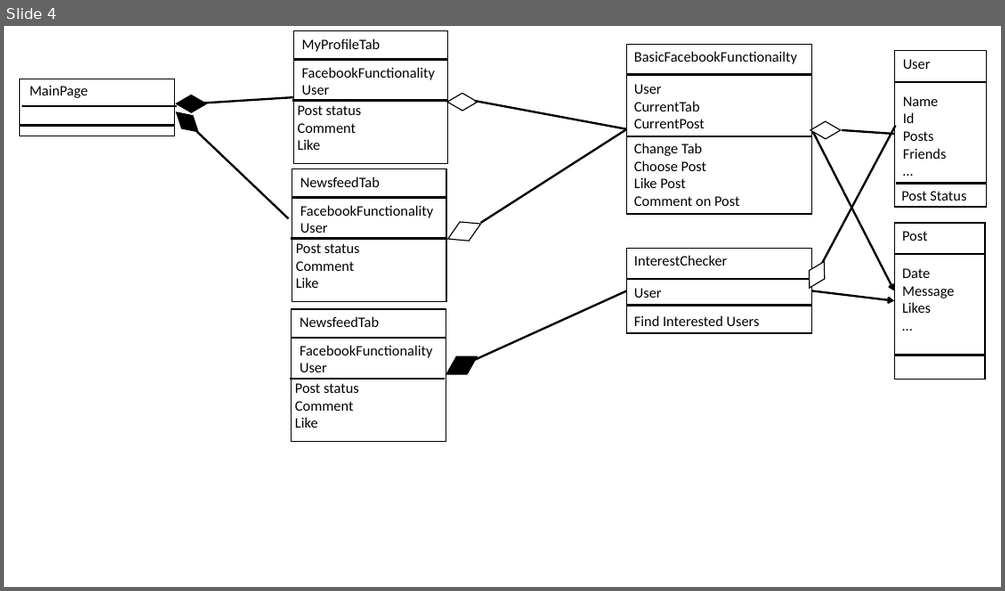
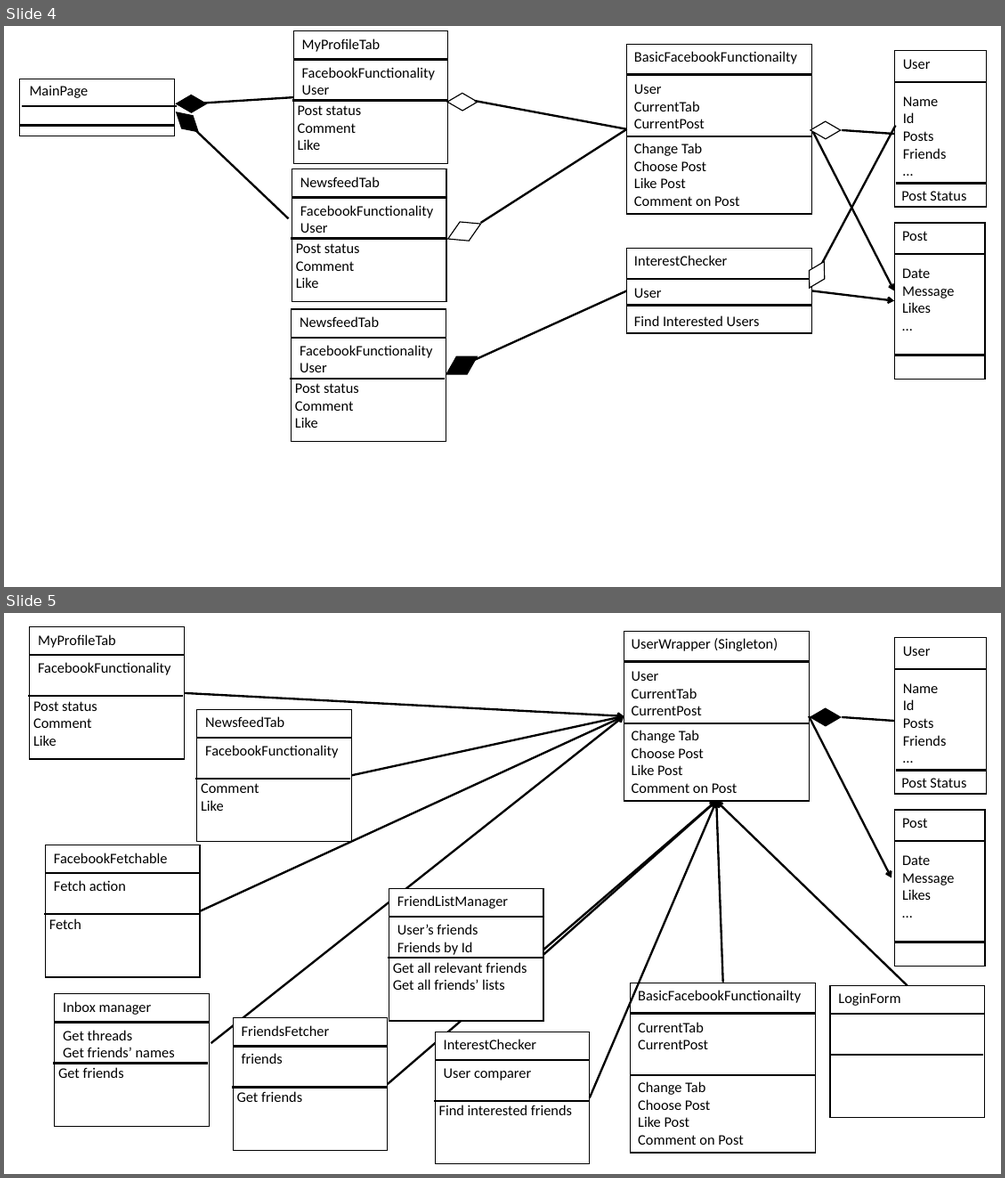
Before and after one commit to nihohit/Design-Pattern-HW, a slide deck: ex01/sequence diagrams.pptx. Shown one above the other, each under a label of ours: slide 4 before the commit, slides 4 and 5 after it. The pictures are 1005x591 and 1005x1178 pixels, drawn with LibreOffice and Linux fonts; fonts in the diff are those of the drawing. Boxes give left, top, right and bottom in pixels: in the first picture for what was removed or moved away, otherwise in the second. Text is boxed around its words. In the diff, an @@ line names an element or a change of style, - is before the commit and + after.

Commit message:
updated doc with builder pattern, diagrams for singleton pattern and description of async work.

```diff
--- a/ex01/sequence diagrams.pptx
+++ b/ex01/sequence diagrams.pptx
@@ slide 5 added at box(4, 613, 1001, 1174), background #FFFFFF @@
@@ group added at box(29, 627, 184, 760): 3 texts, 2 lines, 1 rectangle @@
+MyProfileTab
+FacebookFunctionality
+Post status
+Comment
+Like
@@ arrow added from (184, 693) to (624, 716), #000000 2 pt @@
@@ arrow added from (200, 911) to (624, 716), #000000 2 pt @@
@@ arrow added from (211, 1043) to (624, 716), #000000 2 pt @@
@@ arrow added from (352, 775) to (624, 716), #000000 2 pt @@
@@ arrow added from (809, 716) to (891, 877), #000000 2 pt @@
@@ parallelogram added at box(810, 704, 841, 730), fill #000000, outline #000000 1 pt @@
@@ line added from (895, 721) to (841, 717), #000000 2 pt @@
@@ group added at box(624, 632, 809, 802): 3 texts, 2 lines, 1 rectangle @@
+User
+CurrentTab
+CurrentPost
+UserWrapper (Singleton)
+Change Tab
+Choose Post
+Like Post
+Comment on Post
@@ group added at box(895, 638, 987, 794): 3 texts, 2 lines, 1 rectangle @@
+User
+Name
+Id
+Posts
+Friends
+…
+Post Status
@@ group added at box(196, 709, 352, 842): 3 texts, 2 lines, 1 rectangle @@
+NewsfeedTab
+FacebookFunctionality
+Comment
+Like
@@ arrow added from (388, 1084) to (717, 801), #000000 2 pt @@
@@ arrow added from (543, 955) to (717, 801), #000000 2 pt @@
@@ arrow added from (590, 1097) to (717, 801), #000000 2 pt @@
@@ arrow added from (907, 985) to (717, 801), #000000 2 pt @@
@@ arrow added from (723, 982) to (717, 801), #000000 2 pt @@
@@ group added at box(44, 844, 200, 977): 3 texts, 2 lines, 1 rectangle @@
+FacebookFetchable
+Fetch action
+Fetch
@@ group added at box(388, 888, 544, 1021): 3 texts, 2 lines, 1 rectangle @@
+FriendListManager
+User’s friends
+Friends by Id
+Get all relevant friends
+Get all friends’ lists
@@ group added at box(895, 810, 986, 966): 2 texts, 2 lines, 1 rectangle @@
+Post
+Date
+Message
+Likes
+…
@@ group added at box(53, 994, 209, 1126): 3 texts, 2 lines, 1 rectangle @@
+Get friends
+Inbox manager
+Get threads
+Get friends’ names
+Get friends
@@ group added at box(829, 985, 985, 1118): 2 lines, 1 rectangle, 1 text @@
+LoginForm
@@ group added at box(232, 1018, 388, 1150): 3 texts, 2 lines, 1 rectangle @@
+Get friends
+FriendsFetcher
+friends
+Get friends
@@ group added at box(631, 983, 816, 1153): 3 texts, 2 lines, 1 rectangle @@
+CurrentTab
+CurrentPost
+BasicFacebookFunctionailty
+Change Tab
+Choose Post
+Like Post
+Comment on Post
@@ group added at box(434, 1032, 590, 1164): 3 texts, 2 lines, 1 rectangle @@
+InterestChecker
+User comparer
+Find interested friends
```
Also in this commit, not shown: 1 other slide added, 2 slides removed, 6 other files.
